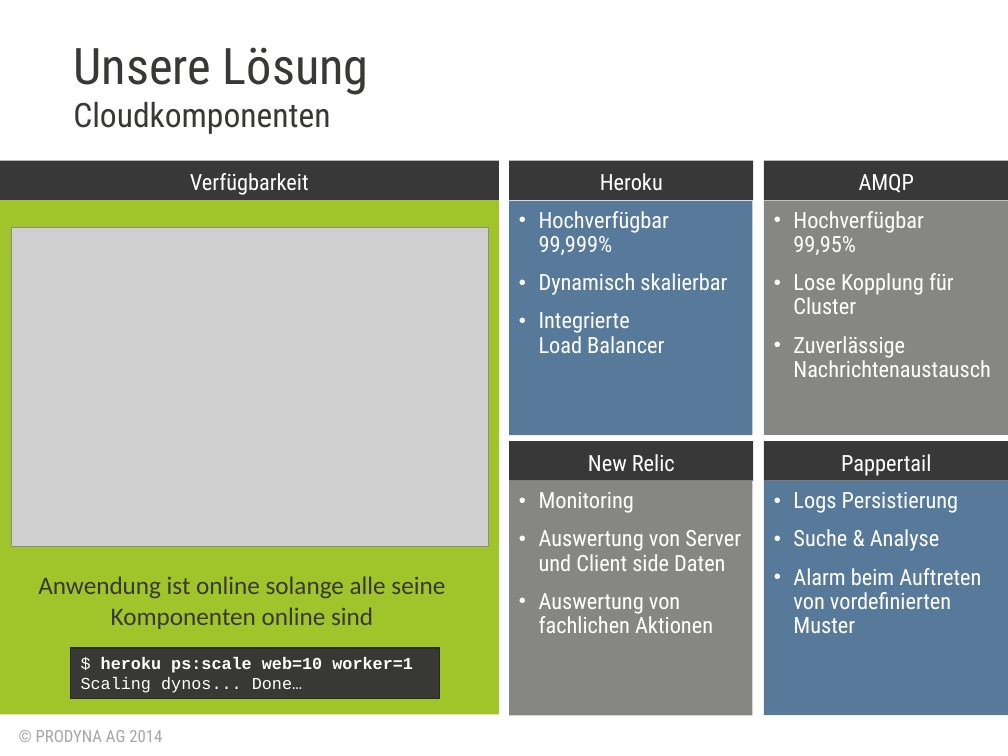
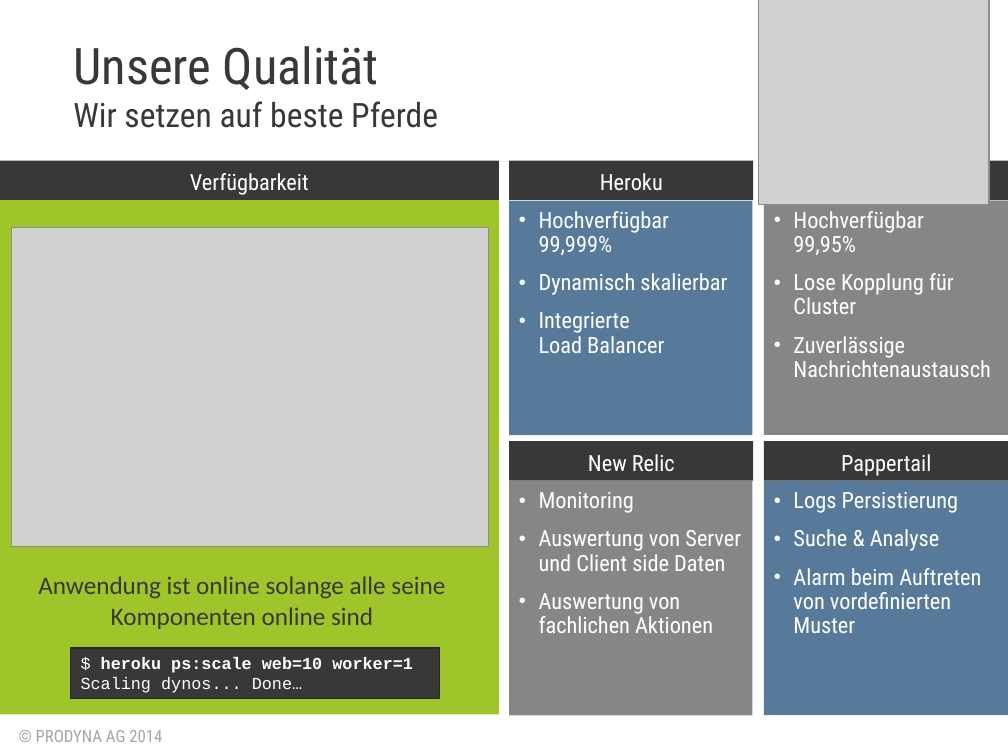
Before and after one commit to lagranovskiy/timetracker-server, a slide deck: slide 21 of doc/AbschlussPräsentation.pptx (slide 13 before the commit). Drawn at 1008x756 pixels with LibreOffice and Linux fonts; fonts in the diff are those of the drawing; grey boxes stand for pictures; background and template pictures are left out. Boxes give left, top, right and bottom in pixels: in the first picture for what was removed or moved away, otherwise in the second. Text is boxed around its words. In the diff, an @@ line names an element or a change of style, - is before the commit and + after.

```diff
--- a/doc/AbschlussPräsentation.pptx
+++ b/doc/AbschlussPräsentation.pptx
@@ picture added at (x1=758, y1=0, x2=989, y2=204) @@
@@ title at (x1=74, y1=46, x2=379, y2=90): text changed @@
-Unsere Lösung
+Unsere Qualität
@@ subtitle at (x1=73, y1=101, x2=438, y2=128): text changed @@
-Cloudkomponenten
+Wir setzen auf beste Pferde
```
Also in this commit, not shown: 14 other slides changed, 3 slides added, 1 other file.
